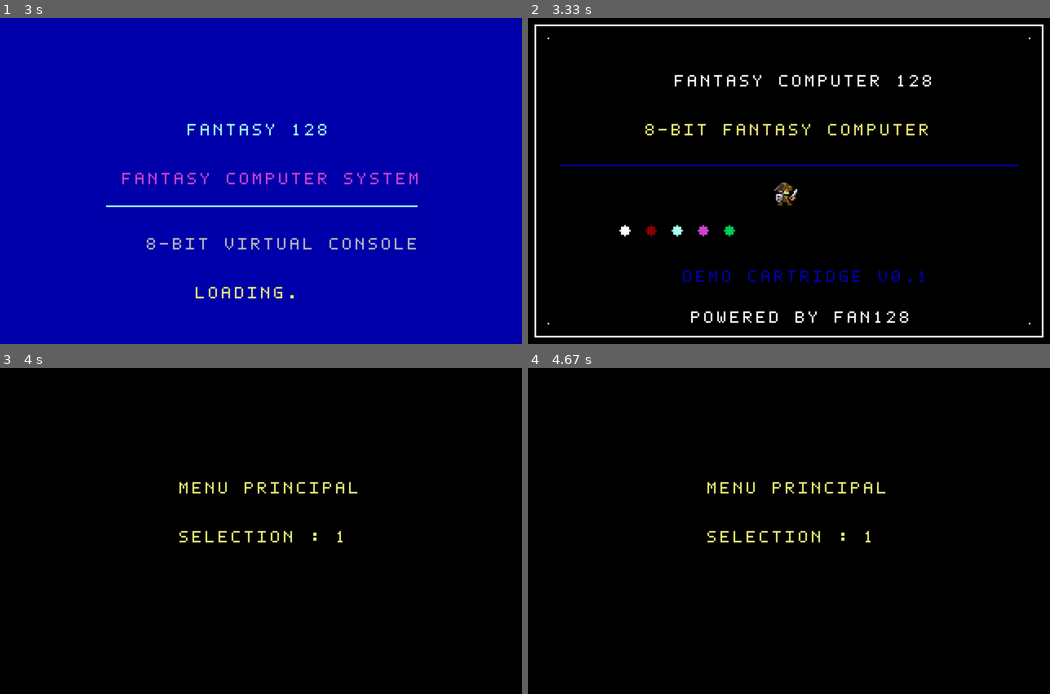
Above: before the commit, frames 1-4 (two rows, left to right).
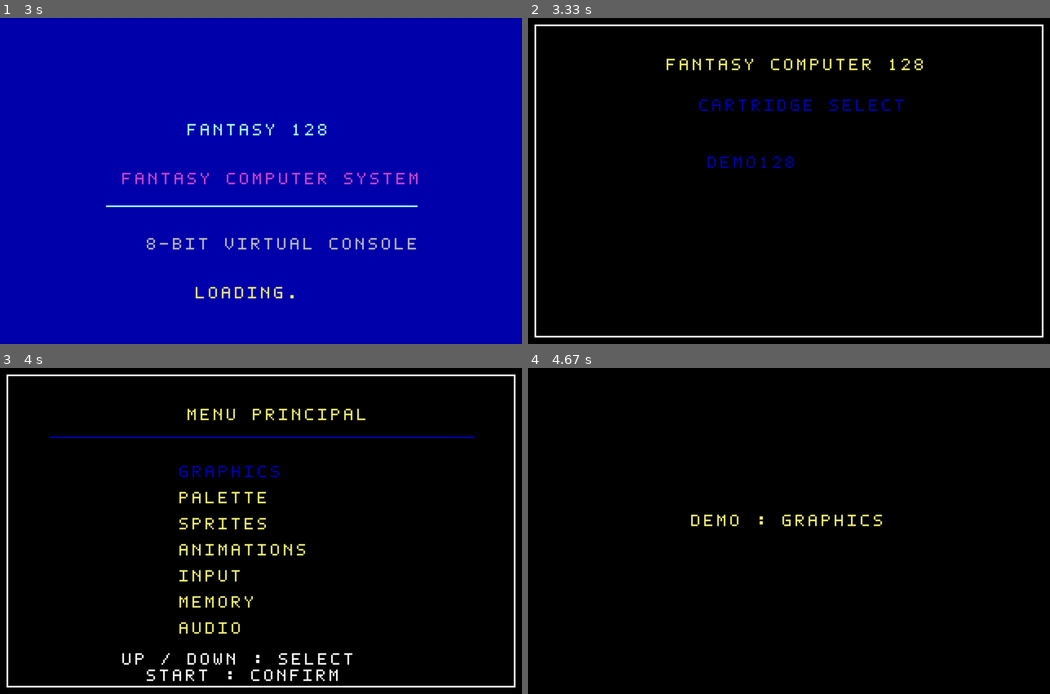
Above: after the commit, the same moments.

Repository: Christever/FantasyComputer128
Game: LÖVE game, started from main.lua
Same seed, same stepped clock (60 frames per second), same inputs: the game is played once before the commit and once after it.
Inputs:
- Up to frame 1 (3 s): no input
- Up to frame 2 (3.33 s): no input
- Up to frame 3 (4 s): tap Enter at 3.33, 3.67 s
- Up to frame 4 (4.67 s): tap Enter at 4, 4.33 s

Frame 1 is identical in both runs. In frame 2, 4.7% of the frame differs, in the area x 3-97%, y 5-95%; in frame 3, 6.3%, in the area x 1-99%, y 1-99%; in frame 4, 1.2%.

Commit message:
Ajoute la gestion des cartouches avec des fonctions pour charger et lister les cartouches disponibles, et met à jour le système de menu.

Diff:
--- a/api/fan128.lua
+++ b/api/fan128.lua
@@ -239,3 +239,13 @@
 ---@param address integer Adresse CPU (0 à 65535)
 ---@param value integer Valeur (0 à 255)
 function f_poke(address, value) end
+
+------------------------CARTOUCHE ----------------------
+
+---  Chargement d'une cartouche
+---@param path string  Chemin de la cartouche
+function f_load_cartridge(path) end
+
+--- Retourne la liste des cartouches disponibles.*
+---@return table
+function f_get_cartridges() end
--- /dev/null
+++ b/cartridges/demo128/main.lua
@@ -0,0 +1,48 @@
+local Screens       = require("cartridges.demo128.screens")
+local Config        = require("cartridges.demo128.config")
+local Menu          = require("cartridges.demo128.menu")
+
+local SCREEN_WIDTH  = Config.SCREEN_WIDTH
+local SCREEN_HEIGHT = Config.SCREEN_HEIGHT
+local CENTER_X      = SCREEN_WIDTH / 2
+local CENTER_Y      = SCREEN_HEIGHT / 2
+
+local elapsed       = 0
+local logoAnimation
+local currentScreen = "title"
+local selectedItem  = nil
+
+
+function BOOT()
+    logoAnimation = f_animation(
+        f_spritesheet("assets/sprites/test.png", 16, 16),
+        { 1, 2 },
+        2,
+        "loop"
+    )
+end
+
+function FAN128(dt)
+    f_cls(0)
+
+    elapsed = elapsed + dt
+
+    if currentScreen == "title" then
+        Screens.drawTitleScreen(logoAnimation, elapsed)
+
+        if f_btnp("START") then
+            currentScreen = "menu"
+        end
+    elseif currentScreen == "menu" then
+        Menu.update()
+
+        Screens.drawMenuScreen(Menu.selection)
+
+        if f_btnp("START") then
+            selectedItem = Menu.getSelectedItem()
+            currentScreen = "demo"
+        end
+    elseif currentScreen == "demo" then
+        f_print("DEMO : " .. selectedItem, 100, 90, 7)
+    end
+end
--- a/cartridges/menu.lua
+++ b/cartridges/demo128/menu.lua
@@ -1,4 +1,4 @@
-local Config   = require("cartridges.config")
+local Config   = require("cartridges.demo128.config")
 local Menu     = {}
 
 Menu.selection = 1
@@ -21,4 +21,8 @@
     end
 end
 
+function Menu.getSelectedItem()
+    return Config.MENU_ITEMS[Menu.selection]
+end
+
 return Menu
--- a/cartridges/screens.lua
+++ b/cartridges/demo128/screens.lua
@@ -1,4 +1,4 @@
-local Config  = require("cartridges.config")
+local Config  = require("cartridges.demo128.config")
 local Screens = {}
 
 function Screens.drawTitleScreen(logoAnimation, elapsed)
@@ -50,8 +50,33 @@
 function Screens.drawMenuScreen(selection)
     f_cls(0)
 
-    f_print("MENU PRINCIPAL", 110, 70, 7)
-    f_print("SELECTION : " .. selection, 110, 100, 7)
+    local centerX = Config.SCREEN_WIDTH / 2
+
+    -- Cadre exterieur
+    f_rect(4, 4, Config.SCREEN_WIDTH - 8, Config.SCREEN_HEIGHT - 8, 1)
+
+    -- Titre
+    f_print("MENU PRINCIPAL", centerX - 45, 25, 7)
+    f_line(30, 42, Config.SCREEN_WIDTH - 30, 42, 6)
+
+    -- Rubriques du menu
+    local startY = 60
+    local spacing = 16
+
+    for i, item in ipairs(Config.MENU_ITEMS) do
+        local y = startY + (i - 1) * spacing
+
+        if i == selection then
+            f_print(">", 95, y, 6)
+            f_print(item, 110, y, 6)
+        else
+            f_print(item, 110, y, 7)
+        end
+    end
+
+    -- Indication en bas de l'ecran
+    f_print("UP / DOWN : SELECT", 75, 175, 1)
+    f_print("START : CONFIRM", 90, 185, 1)
 end
 
 return Screens
--- a/cartridges/main.lua
+++ b/cartridges/main.lua
@@ -1,40 +1,52 @@
-local Screens       = require("cartridges.screens")
-local Config        = require("cartridges.config")
-local Menu          = require("cartridges.menu")
-
-local SCREEN_WIDTH  = Config.SCREEN_WIDTH
-local SCREEN_HEIGHT = Config.SCREEN_HEIGHT
-local CENTER_X      = SCREEN_WIDTH / 2
-local CENTER_Y      = SCREEN_HEIGHT / 2
-
-local elapsed       = 0
-local logoAnimation
-local currentScreen = "title"
-
+local cartridges = f_get_cartridges()
+local selection = 1
 
 function BOOT()
-    logoAnimation = f_animation(
-        f_spritesheet("assets/sprites/test.png", 16, 16),
-        { 1, 2 },
-        2,
-        "loop"
-    )
+    selection = 1
 end
 
 function FAN128(dt)
-    -- Efface l'ecran avec un fond noir
     f_cls(0)
 
-    if currentScreen == "title" and f_btnp("START") then
-        currentScreen = "menu"
+    -- Cadre
+    f_rect(4, 4, 312, 192, 1)
+
+    -- Titre
+    f_print("FANTASY COMPUTER 128", 85, 25, 7)
+    f_print("CARTRIDGE SELECT", 105, 50, 6)
+
+    -- Liste des cartouches
+    for i, cartridge in ipairs(cartridges) do
+        local y = 85 + (i - 1) * 18
+
+        if i == selection then
+            f_print(">", 95, y, 6)
+            f_print(cartridge.name, 110, y, 6)
+        else
+            f_print(cartridge.name, 110, y, 7)
+        end
     end
 
-    elapsed = elapsed + dt
+    -- Navigation
+    if f_btnp("UP") then
+        selection = selection - 1
+    end
 
-    if currentScreen == "title" then
-        Screens.drawTitleScreen(logoAnimation, elapsed)
-    elseif currentScreen == "menu" then
-        Menu.update()
-        Screens.drawMenuScreen(Menu.selection)
+    if f_btnp("DOWN") then
+        selection = selection + 1
+    end
+
+    -- Boucle de sélection
+    if selection < 1 then
+        selection = #cartridges
+    end
+
+    if selection > #cartridges then
+        selection = 1
+    end
+
+    -- Validation
+    if f_btnp("START") then
+        f_load_cartridge(cartridges[selection].path)
     end
 end
--- a/system/Cartridge.lua
+++ b/system/Cartridge.lua
@@ -58,4 +58,35 @@
     return self:load(path)
 end
 
+--- Recherche les cartouches disponibles.
+---@return table
+function Cartridge:getAvailable()
+    local cartridges = {}
+
+    local directories = love.filesystem.getDirectoryItems("cartridges")
+
+    for _, directory in ipairs(directories) do
+        local path = "cartridges/" .. directory
+        local info = love.filesystem.getInfo(path)
+
+        if info and info.type == "directory" then
+            local mainPath = path .. "/main.lua"
+            local mainInfo = love.filesystem.getInfo(mainPath)
+
+            if mainInfo and mainInfo.type == "file" then
+                table.insert(cartridges, {
+                    name = directory:upper(),
+                    path = mainPath
+                })
+            end
+        end
+    end
+
+    table.sort(cartridges, function(a, b)
+        return a.name < b.name
+    end)
+
+    return cartridges
+end
+
 return Cartridge
--- a/system/Program.lua
+++ b/system/Program.lua
@@ -10,16 +10,29 @@
 ---@param video Video
 ---@param animationManager AnimationManager
 function Program.new(video, animationManager)
-    local self = setmetatable({}, Program)
-
-    self.boot = nil
-    self.fan128 = nil
-    self.loaded = false
+    local self            = setmetatable({}, Program)
+
+    self.boot             = nil
+    self.fan128           = nil
+    self.loaded           = false
     self.animationManager = animationManager
+    self.cartridgeManager = nil
 
     Graphics.init(video, animationManager)
 
     return self
+end
+
+--- Définit le gestionnaire de cartouches.
+---@param manager table
+function Program:setCartridgeManager(manager)
+    self.cartridgeManager = manager
+end
+
+--- Définit la fonction de chargement des cartouches.
+---@param callback function
+function Program:setCartridgeLoader(callback)
+    self.cartridgeLoader = callback
 end
 
 function Program:load(path)
@@ -84,6 +97,25 @@
         -- Accès mémoire
         f_peek              = MemoryAPI.peek,
         f_poke              = MemoryAPI.poke,
+
+        ----------------- CARTOUCHE ----------------------
+
+        -- Chargement d'une cartouche
+        f_load_cartridge    = function(path)
+            if self.cartridgeLoader then
+                self.cartridgeLoader(path)
+            end
+        end,
+
+        -- Liste des cartouches disponibles
+        -- Liste des cartouches disponibles
+        f_get_cartridges    = function()
+            if self.cartridgeManager then
+                return self.cartridgeManager:getAvailable()
+            end
+
+            return {}
+        end,
     }
 
     -- Référence vers le require standard
--- a/system/System.lua
+++ b/system/System.lua
@@ -56,17 +56,21 @@
 
 ---@return System
 function System.new()
-    local self            = setmetatable({}, System)
-
-    self.memory           = nil
-    self.cpu              = nil
-    self.video            = nil
-    self.input            = nil
-    self.program          = nil
-    self.startup          = nil
-    self.cartridge        = nil
-    self.audio            = nil
-    self.animationManager = nil
+    local self                = setmetatable({}, System)
+
+    self.memory               = nil
+    self.cpu                  = nil
+    self.video                = nil
+    self.input                = nil
+    self.program              = nil
+    self.startup              = nil
+    self.cartridge            = nil
+    self.pendingCartridgePath = nil
+    self.audio                = nil
+    self.animationManager     = nil
+    self.cartridgeLoader      = nil
+
+
 
     return self
 end
@@ -89,8 +93,13 @@
 
     InputAPI.init(self.input)
 
-    self.program            = Program.new(self.video, self.animationManager)
-    self.cartridge          = Cartridge.new(self.program)
+    self.program   = Program.new(self.video, self.animationManager)
+    self.cartridge = Cartridge.new(self.program)
+    self.program:setCartridgeManager(self.cartridge)
+
+    self.program:setCartridgeLoader(function(path)
+        self.pendingCartridgePath = path
+    end)
 
     -- Gestion des raccourcis système
     self.input.onKeyPressed = function(key)
@@ -196,6 +205,20 @@
     else
         self.animationManager:update(dt)
         self.program:update(dt)
+
+        -- Changement de cartouche demande
+        if self.pendingCartridgePath then
+            local path = self.pendingCartridgePath
+            self.pendingCartridgePath = nil
+
+            local success = self.cartridge:load(path)
+
+            if success then
+                self.cartridgeError = nil
+            else
+                self.cartridgeError = self.program.errorMessage
+            end
+        end
 
         if not self.program.loaded and self.program.errorMessage then
             self.cartridgeError = self.program.errorMessage
Renamed: cartridges/config.lua -> cartridges/demo128/config.lua
